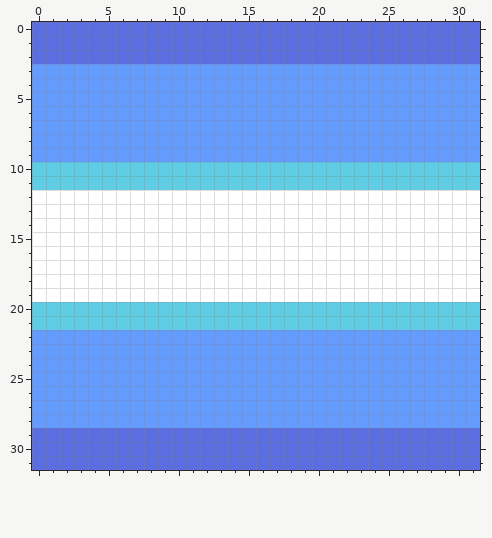
Two states of a pixel-art file, art/characters/ball_trail.aseprite. Above, as it was before the edit.
32x32 pixels, 1 frame.
New version:
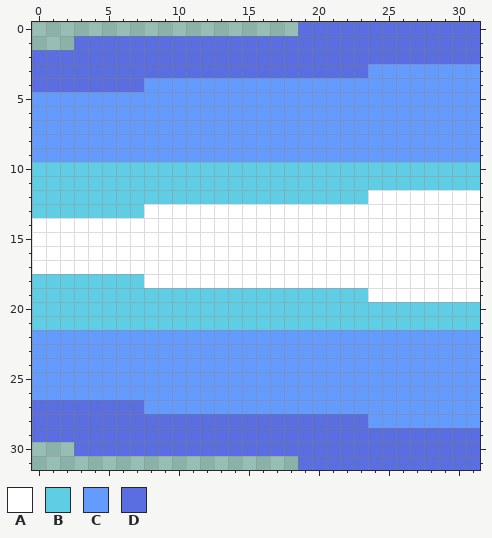
Palette (. is transparent): A #ffffff  B #5fcde4  C #639bff  D #5b6ee1
Edits made:
@@ x 0..31 @@
- 0 DDDDDDDDDDDDDDDDDDDDDDDDDDDDDDDD
- 1 DDDDDDDDDDDDDDDDDDDDDDDDDDDDDDDD
+ 0 ...................DDDDDDDDDDDDD
+ 1 ...DDDDDDDDDDDDDDDDDDDDDDDDDDDDD
  2 DDDDDDDDDDDDDDDDDDDDDDDDDDDDDDDD
- 3 CCCCCCCCCCCCCCCCCCCCCCCCCCCCCCCC
- 4 CCCCCCCCCCCCCCCCCCCCCCCCCCCCCCCC
+ 3 DDDDDDDDDDDDDDDDDDDDDDDDCCCCCCCC
+ 4 DDDDDDDDCCCCCCCCCCCCCCCCCCCCCCCC
  5 CCCCCCCCCCCCCCCCCCCCCCCCCCCCCCCC
@@ x 0..31 @@
 11 BBBBBBBBBBBBBBBBBBBBBBBBBBBBBBBB
-12 AAAAAAAAAAAAAAAAAAAAAAAAAAAAAAAA
-13 AAAAAAAAAAAAAAAAAAAAAAAAAAAAAAAA
+12 BBBBBBBBBBBBBBBBBBBBBBBBAAAAAAAA
+13 BBBBBBBBAAAAAAAAAAAAAAAAAAAAAAAA
 14 AAAAAAAAAAAAAAAAAAAAAAAAAAAAAAAA
@@ x 0..31 @@
 17 AAAAAAAAAAAAAAAAAAAAAAAAAAAAAAAA
-18 AAAAAAAAAAAAAAAAAAAAAAAAAAAAAAAA
-19 AAAAAAAAAAAAAAAAAAAAAAAAAAAAAAAA
+18 BBBBBBBBAAAAAAAAAAAAAAAAAAAAAAAA
+19 BBBBBBBBBBBBBBBBBBBBBBBBAAAAAAAA
 20 BBBBBBBBBBBBBBBBBBBBBBBBBBBBBBBB
@@ x 0..31 @@
 26 CCCCCCCCCCCCCCCCCCCCCCCCCCCCCCCC
-27 CCCCCCCCCCCCCCCCCCCCCCCCCCCCCCCC
-28 CCCCCCCCCCCCCCCCCCCCCCCCCCCCCCCC
+27 DDDDDDDDCCCCCCCCCCCCCCCCCCCCCCCC
+28 DDDDDDDDDDDDDDDDDDDDDDDDCCCCCCCC
 29 DDDDDDDDDDDDDDDDDDDDDDDDDDDDDDDD
-30 DDDDDDDDDDDDDDDDDDDDDDDDDDDDDDDD
-31 DDDDDDDDDDDDDDDDDDDDDDDDDDDDDDDD
+30 ...DDDDDDDDDDDDDDDDDDDDDDDDDDDDD
+31 ...................DDDDDDDDDDDDD
